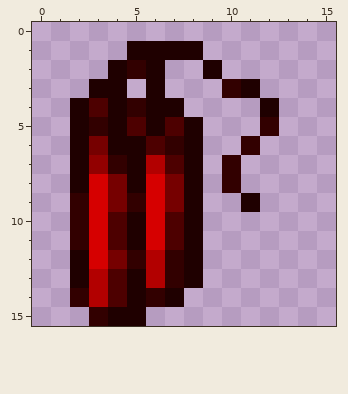
Two versions of one pixel-art sprite, content/Entities/Explosives/Dynamite/dynamite.mask.png. Above: the version before the commit.
The file is 16x16 pixels.
And afterwards:
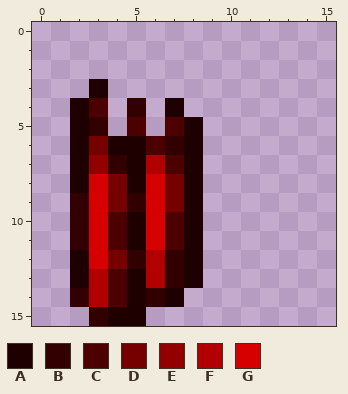
Palette (. is transparent): A #1f0000  B #320000  C #4d0000  D #760000  E #920000  F #b20000  G #d60000
Changes in this commit:
The author cleared colour A in row 1 at x 5 to 8; in row 2 at x 4, 6 and 9; in row 3 at x 4, 6 and 11; in row 4 at x 4, 6 and 12; in row 5 at x 4 and 6; in row 9 at x 11.
The author cleared colour B in row 2 at x 5; in row 3 at x 10; in row 5 at x 12; in row 6 at x 11; in rows 7 to 8 at x 10.
Boxes around the changes in both pictures, in picture pixels (x1, y1, x2, y2):
erased: (108, 41, 279, 212)
